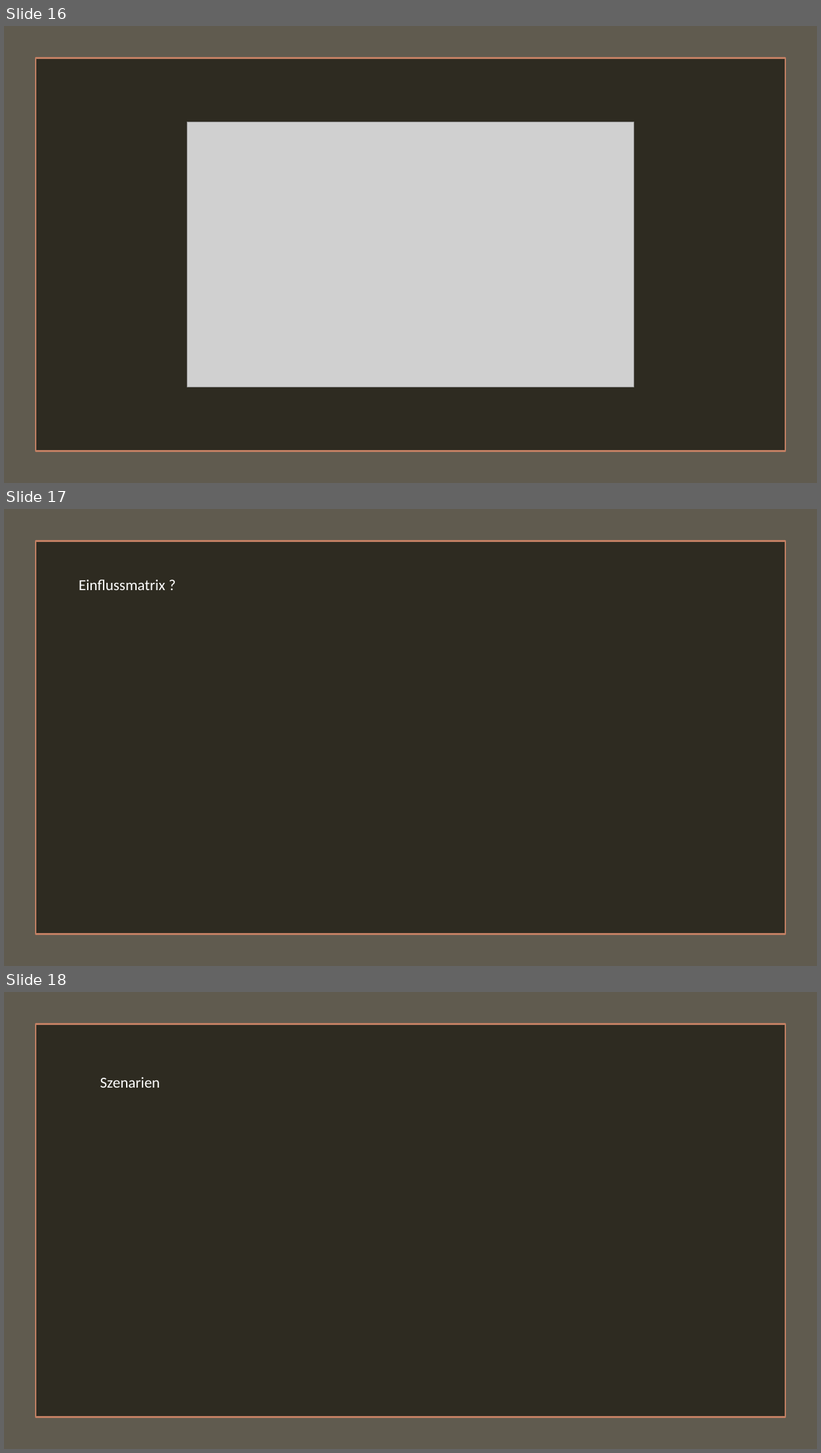
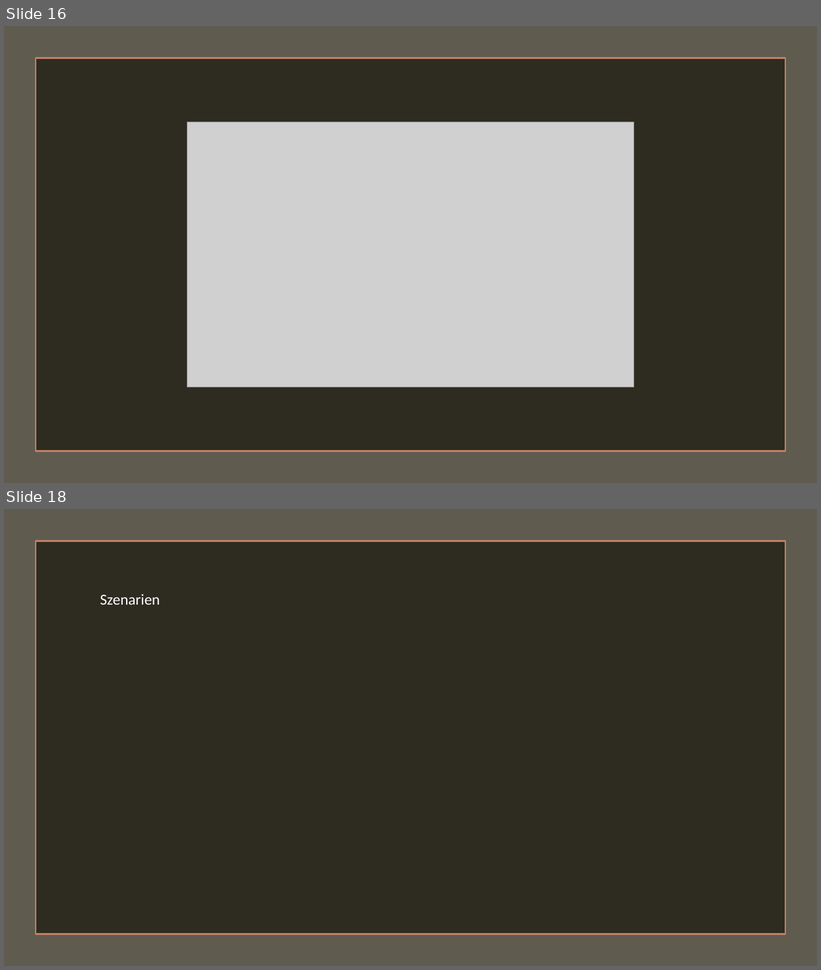
Before and after one commit to plastikpamaro/MKon, a slide deck: Meilenstein 1/Präsentation/Präsentation MS1.pptx. Shown one above the other, each under a label of ours: slides 16, 17 and 18 before the commit, slides 16 and 18 after it; the slides between them are not shown. The pictures are 821x1453 and 821x970 pixels, drawn with LibreOffice and Linux fonts; fonts in the diff are those of the drawing; grey boxes stand for pictures. Boxes give left, top, right and bottom in pixels: in the first picture for what was removed or moved away, otherwise in the second. Text is boxed around its words. In the diff, an @@ line names an element or a change of style, - is before the commit and + after.

```diff
--- a/Meilenstein 1/Präsentation/Präsentation MS1.pptx
+++ b/Meilenstein 1/Präsentation/Präsentation MS1.pptx
@@ slide 17 removed at (4, 509, 817, 966), background #4960A6 @@
@@ rectangle removed at (4, 509, 817, 966) @@
@@ rectangle removed at (36, 541, 785, 935) @@
@@ text removed at (79, 580, 165, 590) @@
-Einflussmatrix ?
```
Also in this commit, not shown: 3 slides changed, 1 slide added, 1 other file.
